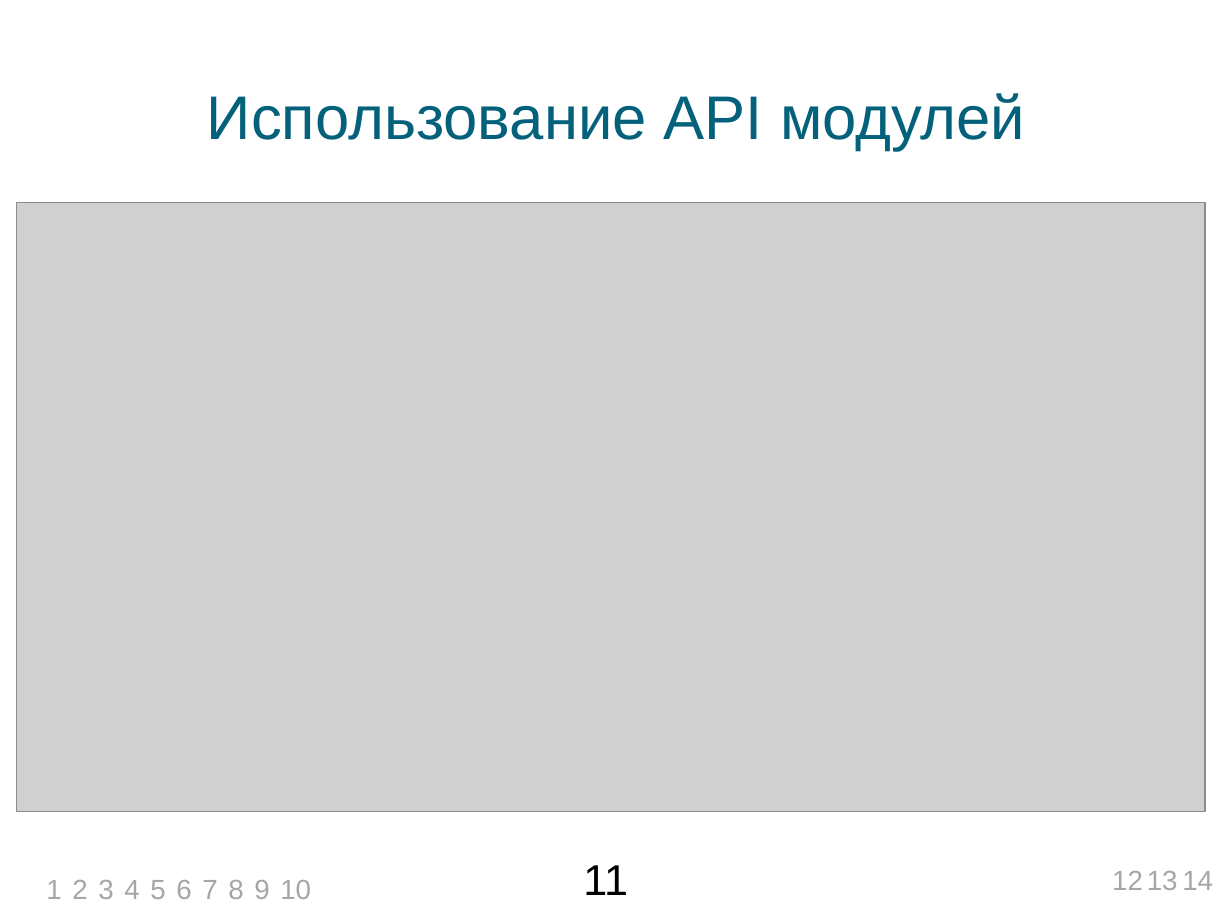
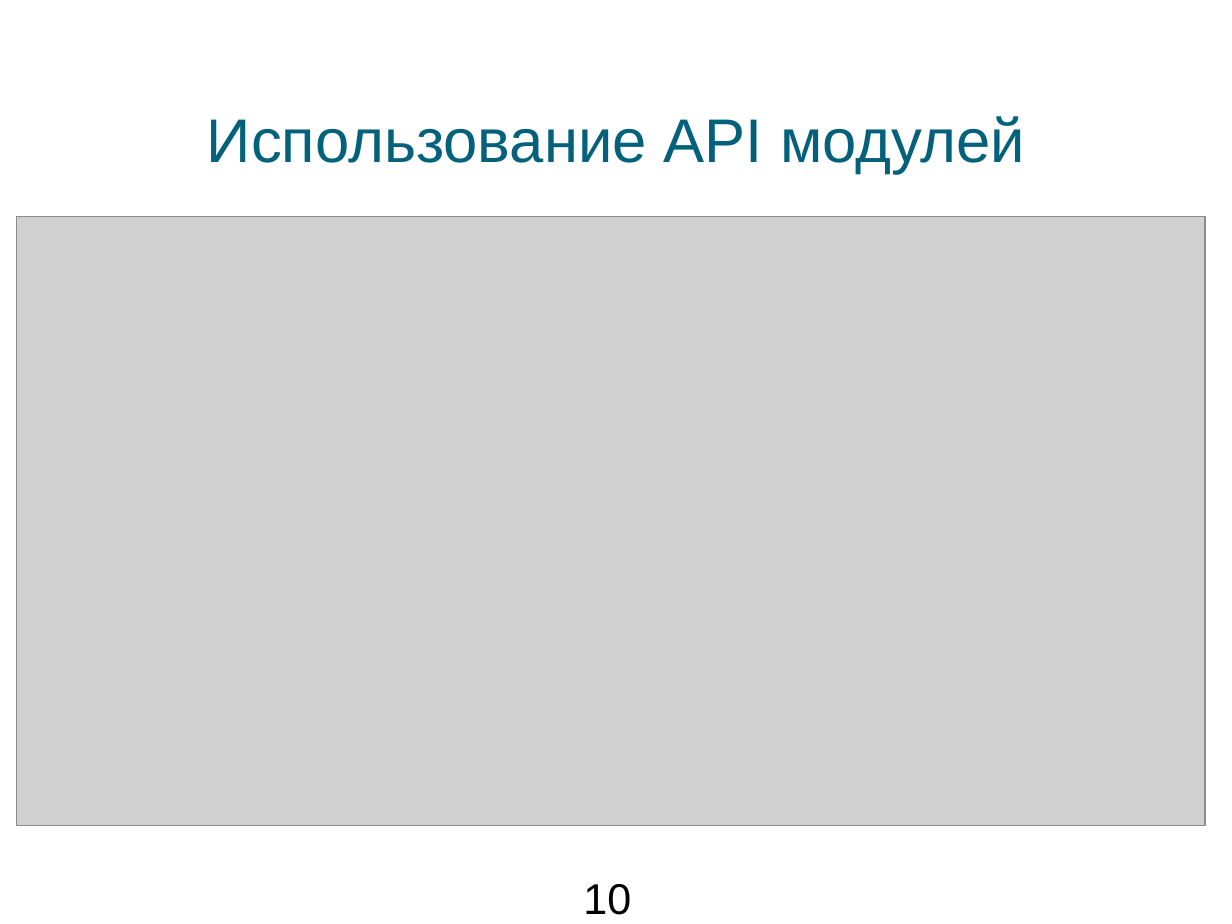
Before and after one commit to bluerain/snoopy, a slide deck: slide 10 of diploma/trunk/ppt/starovoitov.pptx (slide 11 before the commit). Drawn at 1232x924 pixels with LibreOffice and Linux fonts; fonts in the diff are those of the drawing; grey boxes stand for pictures; background and template pictures are left out. Boxes give left, top, right and bottom in pixels: in the first picture for what was removed or moved away, otherwise in the second. Text is boxed around its words. In the diff, an @@ line names an element or a change of style, - is before the commit and + after.

```diff
--- a/diploma/trunk/ppt/starovoitov.pptx
+++ b/diploma/trunk/ppt/starovoitov.pptx
@@ text "Использование API модулей": place and size @@
-text "Использование API модулей" at bbox=[207, 93, 1025, 151]
+text "Использование API модулей" at bbox=[207, 116, 1025, 173]
@@ picture: place and size @@
-picture at bbox=[17, 202, 1204, 812]
+picture at bbox=[17, 216, 1204, 826]
@@ text removed at bbox=[583, 865, 628, 895] @@
-11
@@ text removed at bbox=[46, 880, 61, 899] @@
-1
@@ text removed at bbox=[72, 880, 87, 899] @@
-2
@@ text removed at bbox=[98, 880, 113, 899] @@
-3
@@ text removed at bbox=[124, 880, 139, 899] @@
-4
@@ text removed at bbox=[150, 880, 165, 899] @@
-5
@@ text removed at bbox=[176, 880, 191, 899] @@
-6
@@ text removed at bbox=[202, 880, 217, 899] @@
-7
@@ text removed at bbox=[228, 880, 243, 899] @@
-8
@@ text removed at bbox=[254, 880, 269, 899] @@
-9
@@ text "10": place and size @@
-text "10" at bbox=[280, 880, 311, 899]
+text "10" at bbox=[583, 884, 631, 915]
@@ text "10" at bbox=[583, 884, 631, 915]: size 18 to 28 pt, text colour #A6A6A6 to #000000 @@
@@ text removed at bbox=[1112, 871, 1143, 890] @@
-12
@@ text removed at bbox=[1147, 871, 1178, 890] @@
-13
@@ text removed at bbox=[1182, 871, 1213, 890] @@
-14
```
Also in this commit, not shown: 8 other slides changed, 4 slides added, 4 slides removed, 8 other files.
